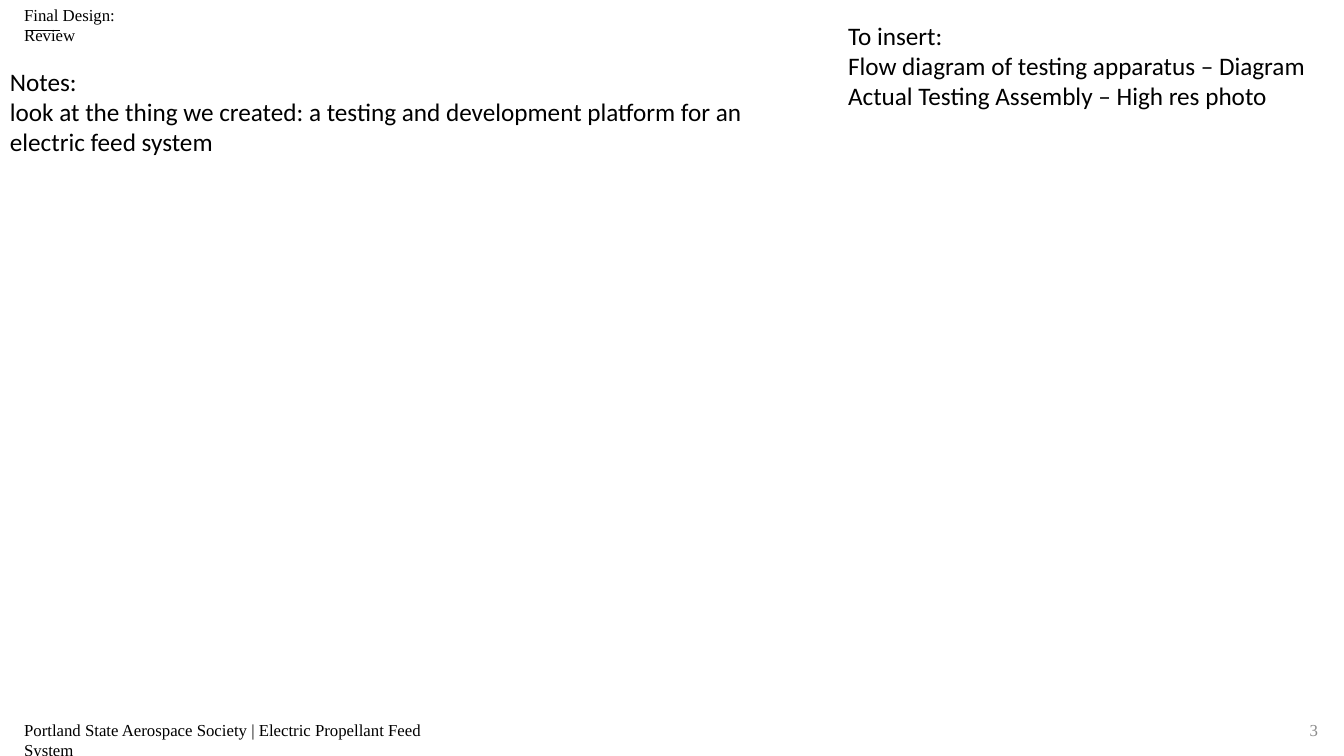
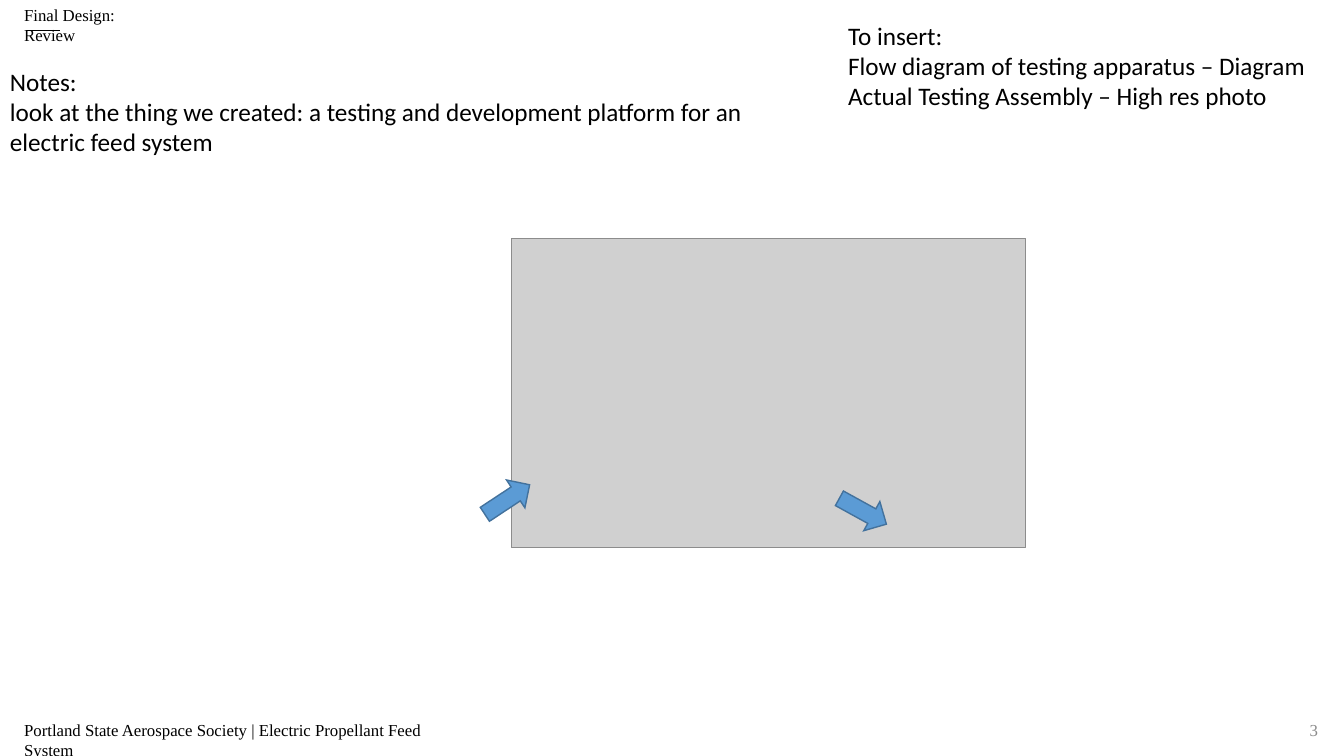
Before and after one commit to psas/electric-feed-system-prototype, a slide deck: slide 3 of Docs/Presentations/Slides/#5 design and subsystems.pptx. Drawn at 1344x756 pixels with LibreOffice and Linux fonts; fonts in the diff are those of the drawing; grey boxes stand for pictures. Boxes give left, top, right and bottom in pixels: in the first picture for what was removed or moved away, otherwise in the second. Text is boxed around its words. In the diff, an @@ line names an element or a change of style, - is before the commit and + after.

```diff
--- a/Docs/Presentations/Slides/#5 design and subsystems.pptx
+++ b/Docs/Presentations/Slides/#5 design and subsystems.pptx
@@ picture added at [511,238,1026,547] @@
@@ right arrow added at [476,471,539,528], fill #5B9BD5, outline #43739E 1 pt @@
@@ right arrow added at [831,484,894,539], fill #5B9BD5, outline #43739E 1 pt @@
```
Also in this commit, not shown: 2 other slides changed, 1 slide added, 43 other files.
